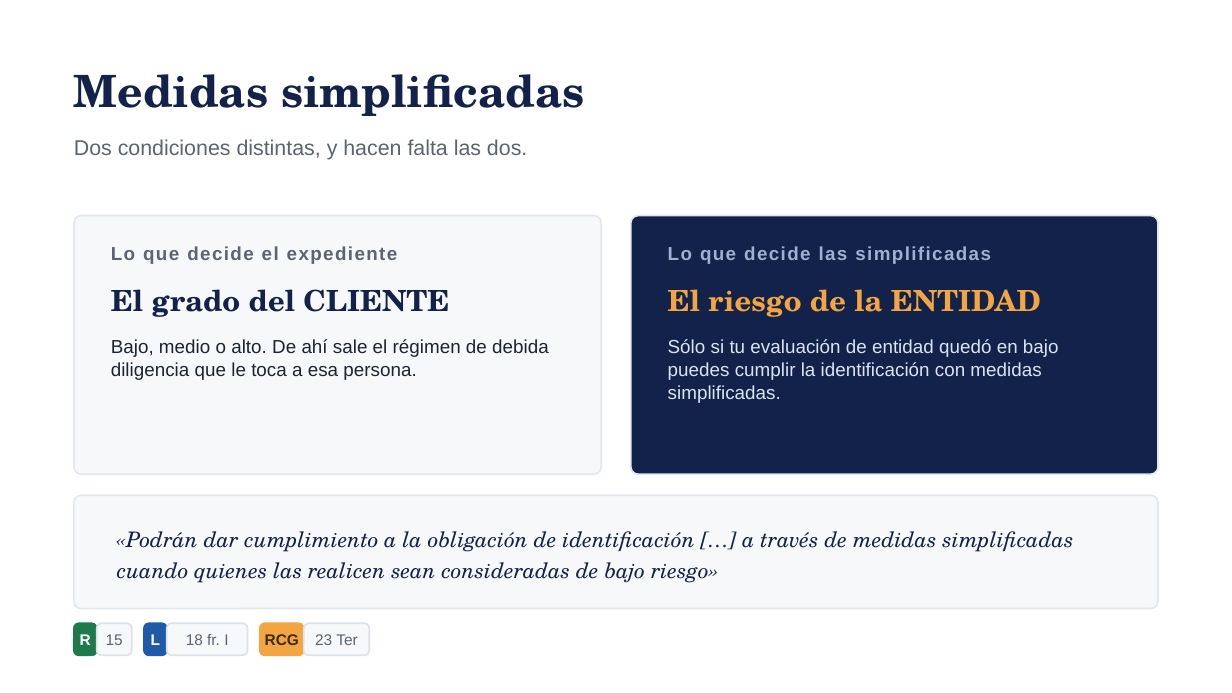
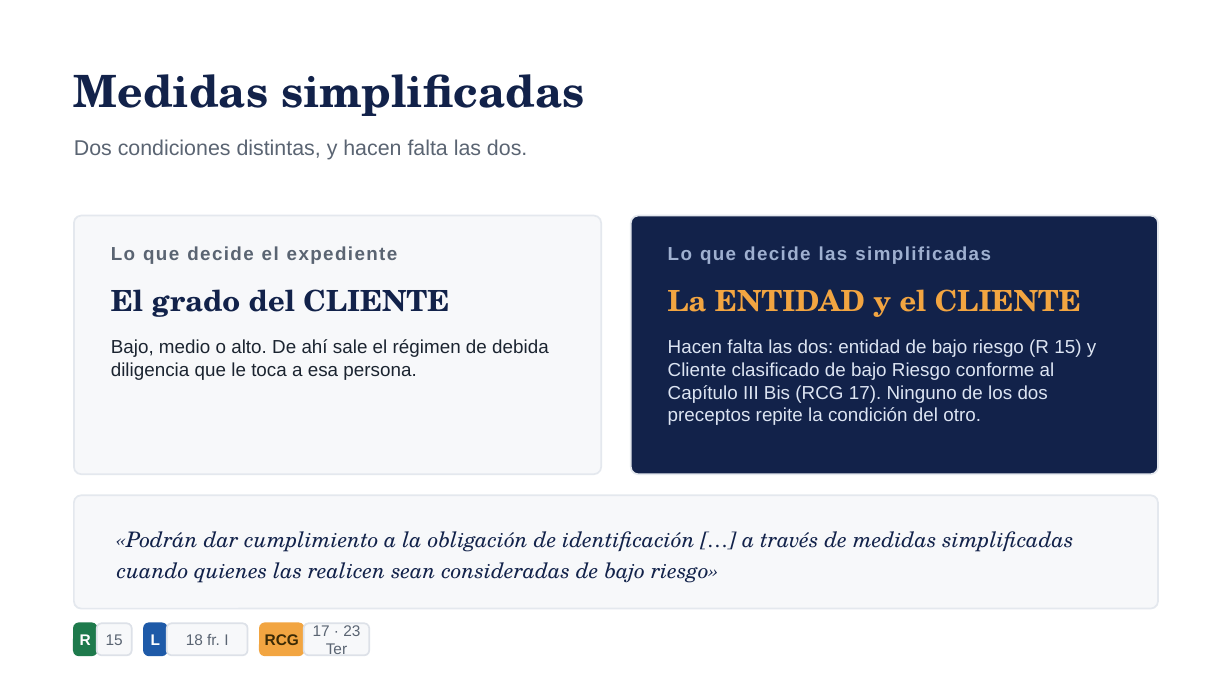
Before and after one commit to maribelvazquez/S01-TAV-IDENTIFICACION, a slide deck: slide 28 of s02/descargables/S02_ALU_01_Presentacion.pptx. Drawn at 1232x693 pixels with LibreOffice and Linux fonts; fonts in the diff are those of the drawing. Boxes give left, top, right and bottom in pixels: in the first picture for what was removed or moved away, otherwise in the second. Text is boxed around its words. In the diff, an @@ line names an element or a change of style, - is before the commit and + after.

```diff
--- a/s02/descargables/S02_ALU_01_Presentacion.pptx
+++ b/s02/descargables/S02_ALU_01_Presentacion.pptx
@@ text at <box>668,289,1081,317</box>: text changed @@
-El riesgo de la ENTIDAD
+La ENTIDAD y el CLIENTE
@@ text at <box>668,339,1096,425</box>: text changed @@
-Sólo si tu evaluación de entidad quedó en bajo puedes cumplir la identificación con medidas simplificadas.
+Hacen falta las dos: entidad de bajo riesgo (R 15) y Cliente clasificado de bajo Riesgo conforme al Capítulo III Bis (RCG 17). Ninguno de los dos preceptos repite la condición del otro.
@@ text at <box>313,625,360,654</box>: text changed @@
-23 Ter
+17 · 23 Ter
```
Also in this commit, not shown: 9 other slides changed, 18 other files.
